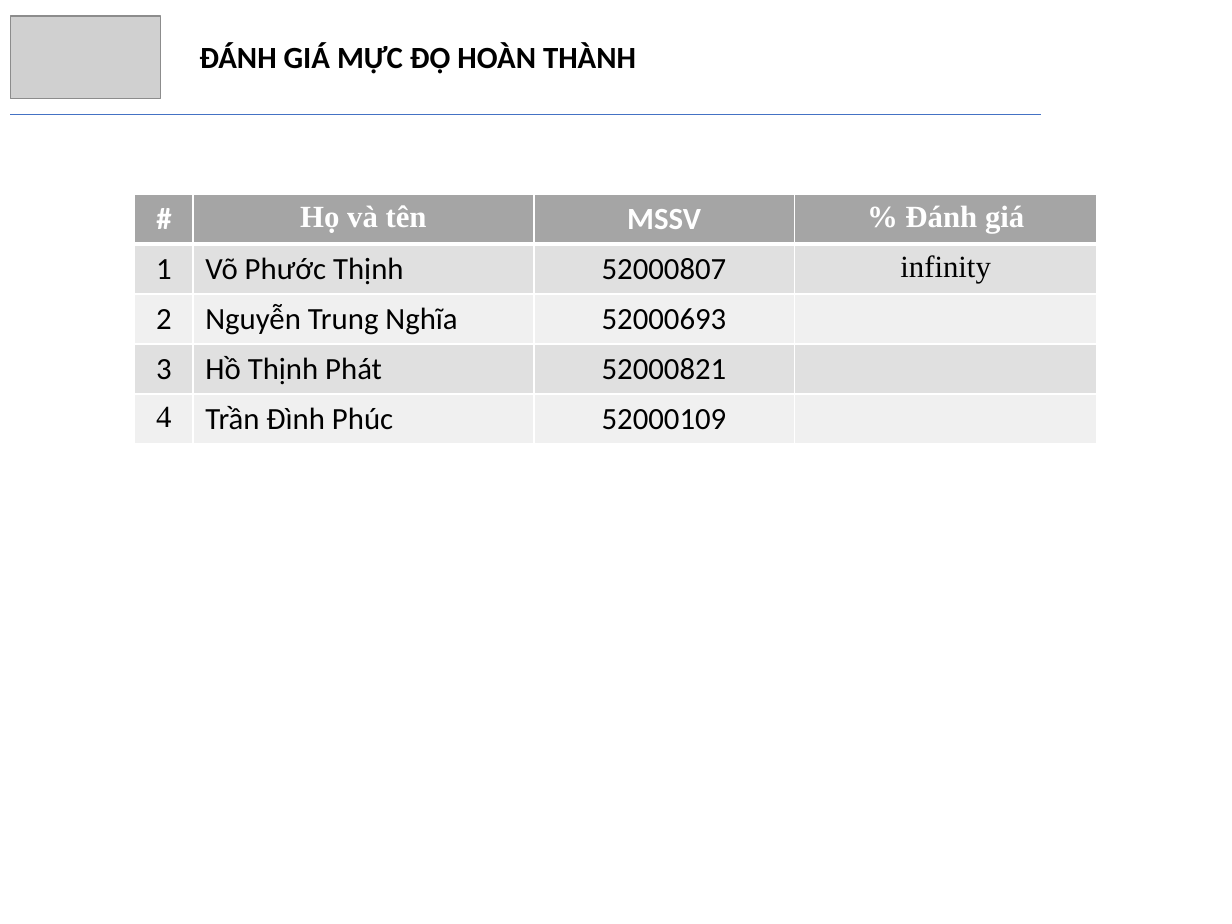
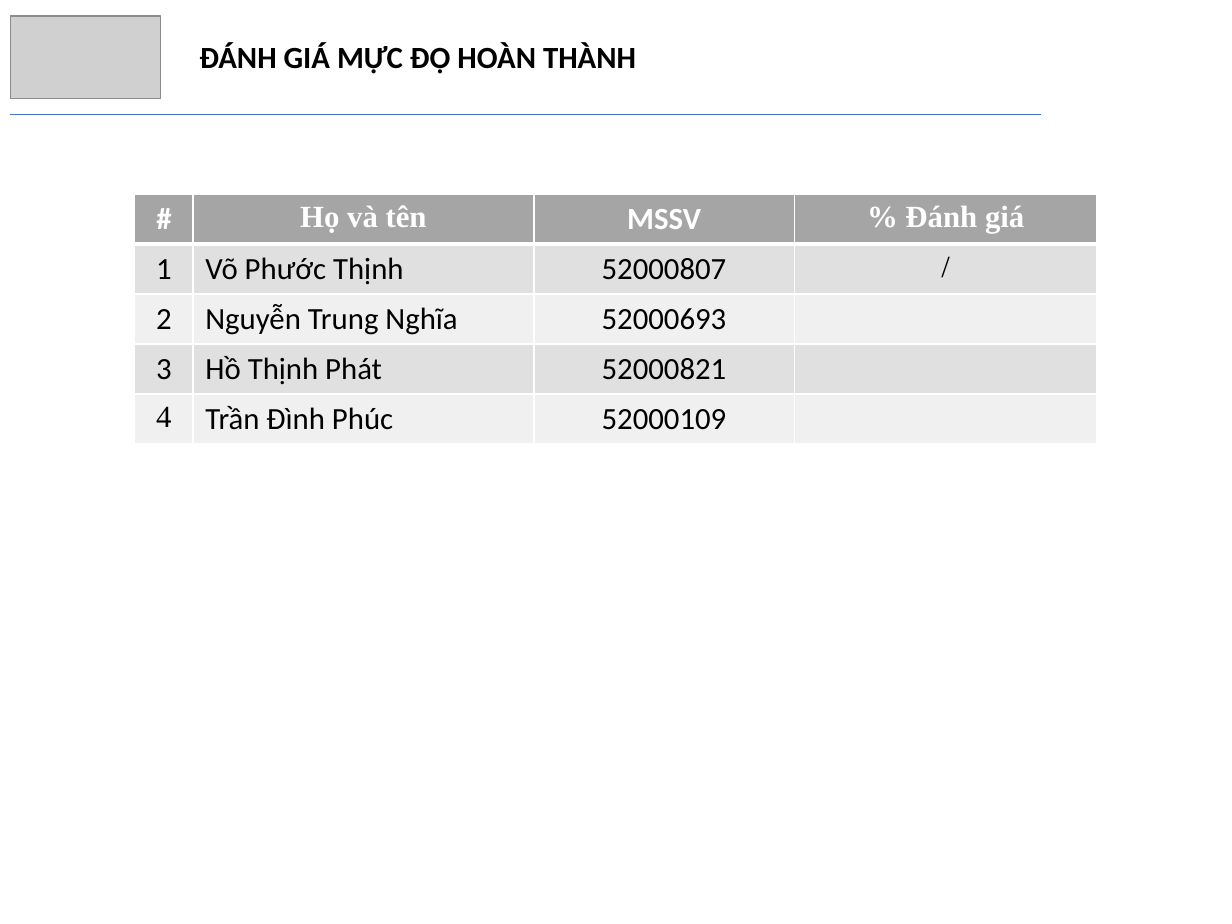
Before and after one commit to trngbro/AI, a slide deck: slide 3 of present/presentation.pptx. Drawn at 1232x924 pixels with LibreOffice and Linux fonts; fonts in the diff are those of the drawing; grey boxes stand for pictures. Boxes give left, top, right and bottom in pixels: in the first picture for what was removed or moved away, otherwise in the second. Text is boxed around its words. In the diff, an @@ line names an element or a change of style, - is before the commit and + after.

```diff
--- a/present/presentation.pptx
+++ b/present/presentation.pptx
@@ table at (x1=134, y1=195, x2=1096, y2=445) @@
-row 2, column 4: infinity
+row 2, column 4: /
```
Also in this commit, not shown: 1 other file.
